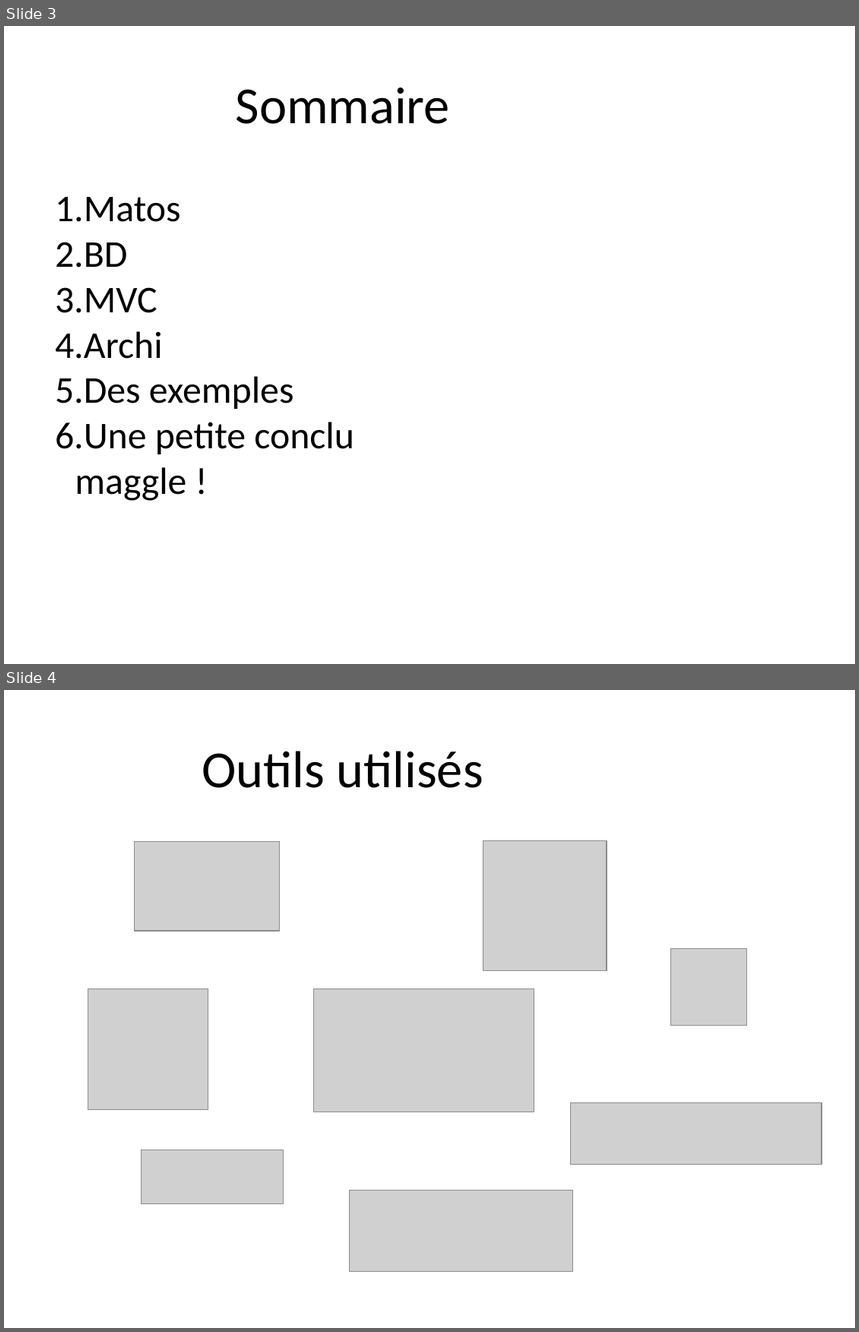
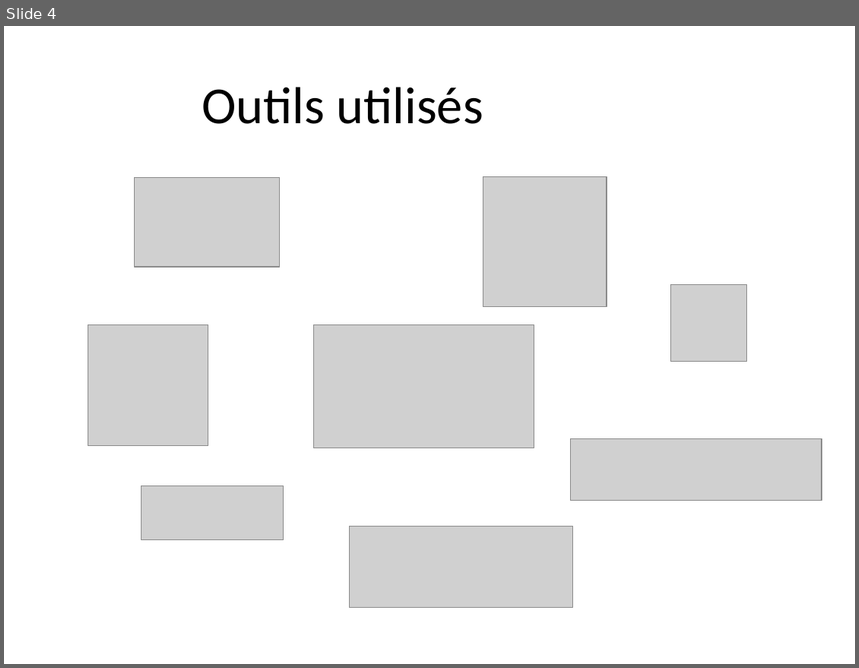
Before and after one commit to CauzYolo/Forum, a slide deck: Forum_V4/Forum.pptx. Shown one above the other, each under a label of ours: slides 3 and 4 before the commit, slide 4 after it. The pictures are 859x1332 and 859x668 pixels, drawn with LibreOffice and Linux fonts; fonts in the diff are those of the drawing; grey boxes stand for pictures; background and template pictures are left out. Boxes give left, top, right and bottom in pixels: in the first picture for what was removed or moved away, otherwise in the second. Text is boxed around its words. In the diff, an @@ line names an element or a change of style, - is before the commit and + after.

```diff
--- a/Forum_V4/Forum.pptx
+++ b/Forum_V4/Forum.pptx
@@ slide 3 removed at [4,26,855,664], background #FFFFFF @@
@@ text removed at [236,88,450,124] @@
-Sommaire
@@ text removed at [55,197,354,501] @@
-1. Matos
-2. BD
-3. MVC
-4. Archi
-5. Des exemples
-6. Une petite conclu maggle !
```
Also in this commit, not shown: 5 slides changed, 1 slide added, 8 other files.
